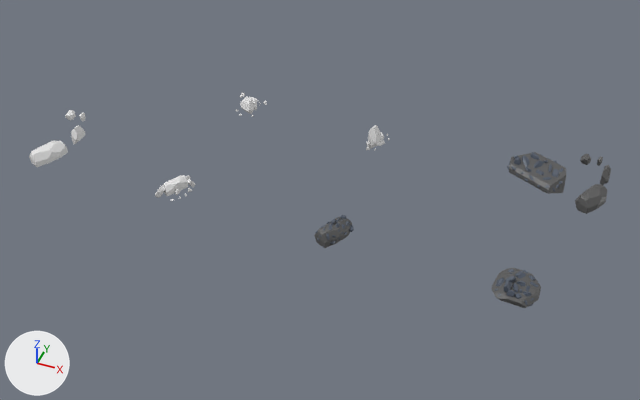
An edit to the Blender file ContentSourceFiles/BlenderFiles/Rock-Metal-Deposits.blend, drawn before and after from the same camera.
Camera for both pictures: a 50 mm lens placed at (33.0, -49.3, 47.6), pointed at (10.4, 5.7, -2.2). The axes (+X, +Y, +Z) are drawn at lower left. The lights are the same throughout. The picture after the commit comes second.

Objects in the first picture: 'SM_Metal_A', 'SM_Metal_B', 'SM_Metal_C', 'SM_Stone_B.001', 'SM_Stone_B.002', 'SM_Stone_Deposit_A', 'SM_Stone_Deposit_B', 'SM_Stone_Deposit_C' and 4 more.
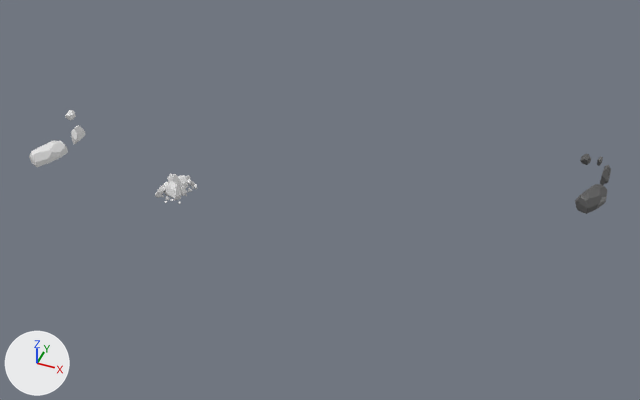
Diff of the bpy script that builds the scene:
```diff
--- a/ContentSourceFiles/BlenderFiles/Rock-Metal-Deposits.blend.py
+++ b/ContentSourceFiles/BlenderFiles/Rock-Metal-Deposits.blend.py
@@ ob_sm_stone_deposit_a @@
 ob_sm_stone_deposit_a = bpy.data.objects.new('SM_Stone_Deposit_A', me_sphere_025)
-ob_sm_stone_deposit_a.location = (0.15, 13.73, 0.08)
+ob_sm_stone_deposit_a.location = (0.0, 0.0, 0.0)
@@ ob_sm_stone_deposit_b @@
 ob_sm_stone_deposit_b = bpy.data.objects.new('SM_Stone_Deposit_B', me_sphere_055)
-ob_sm_stone_deposit_b.location = (13.24, 12.72, 0.22)
+ob_sm_stone_deposit_b.location = (0.0, 0.0, 0.0)
@@ ob_sm_metal_a @@
 ob_sm_metal_a = bpy.data.objects.new('SM_Metal_A', me_sphere_040)
-ob_sm_metal_a.location = (14.13, -0.25, 0.72)
+ob_sm_metal_a.location = (0.0, 0.0, 0.0)
+ob_sm_metal_a.hide_set(True)
@@ ob_sm_metal_b @@
 ob_sm_metal_b = bpy.data.objects.new('SM_Metal_B', me_sphere_046)
-ob_sm_metal_b.location = (28.84, -0.76, 0.27)
+ob_sm_metal_b.location = (0.0, 0.0, 0.0)
+ob_sm_metal_b.hide_set(True)
@@ ob_sm_metal_c @@
 ob_sm_metal_c = bpy.data.objects.new('SM_Metal_C', me_sphere_086)
-ob_sm_metal_c.location = (27.15, 13.89, 0.46)
+ob_sm_metal_c.location = (0.0, 0.0, 0.0)
+ob_sm_metal_c.hide_set(True)
```

Pixel boxes [x1, y1, x2, y2] of what changed, in the pictures (640 x 400 px):
'SM_Metal_C', hidden: before [507, 152, 566, 194]
'SM_Metal_B', hidden: before [491, 268, 541, 308]
'SM_Metal_A', hidden: before [314, 215, 354, 248]
'SM_Stone_Deposit_A', moved: before [235, 92, 267, 117]; after [161, 174, 197, 204]
'SM_Stone_Deposit_B', moved: before [366, 125, 390, 151]; after [165, 174, 194, 201]
